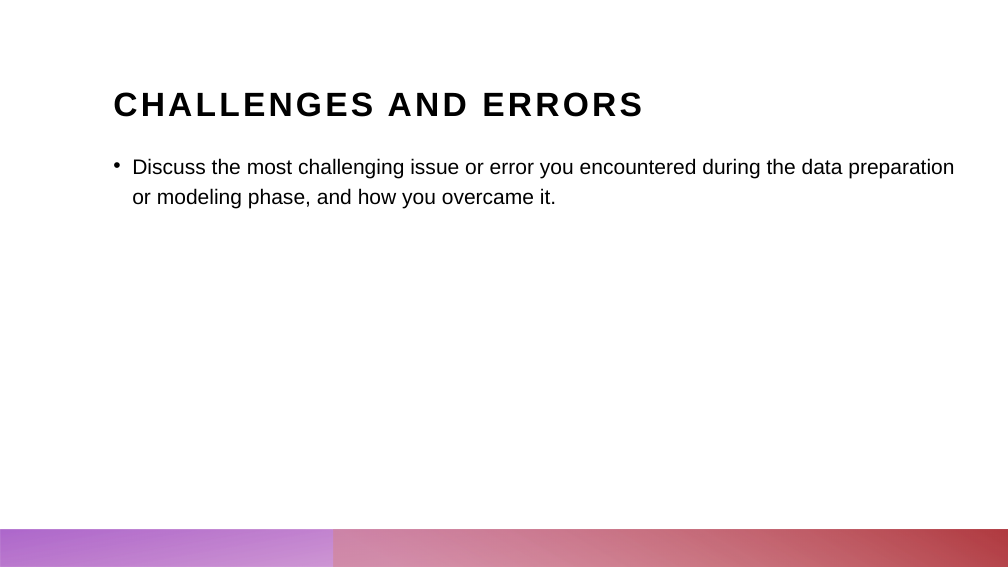
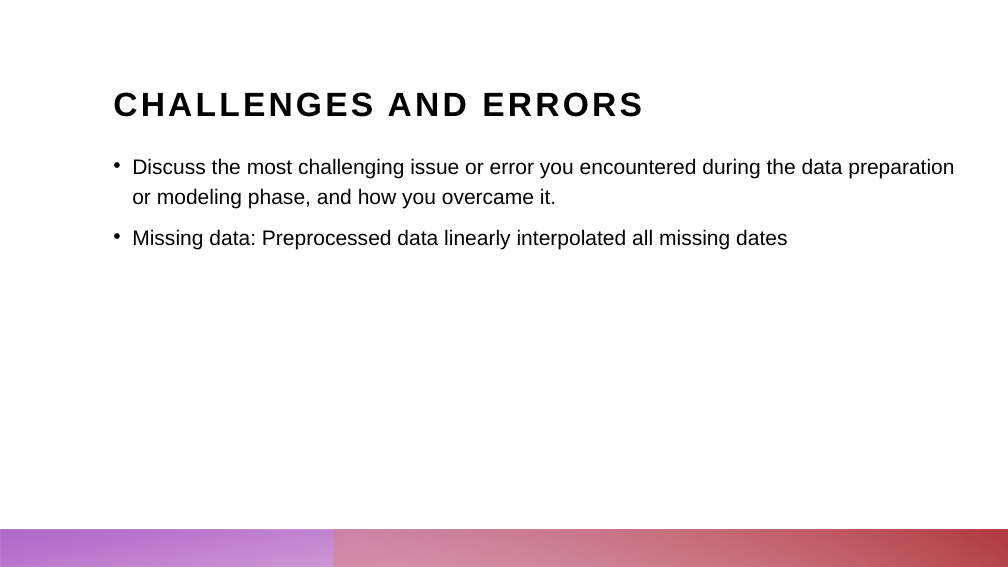
Before and after one commit to ChristopherKunze-Git/AdvancedTimeSeriesCourse-Engineering-Data, a slide deck: slide 14 of 4_Presentation/Blood_glucose_prediction.pptx (slide 9 before the commit). Drawn at 1008x567 pixels with LibreOffice and Linux fonts; fonts in the diff are those of the drawing. Boxes give left, top, right and bottom in pixels: in the first picture for what was removed or moved away, otherwise in the second. Text is boxed around its words. In the diff, an @@ line names an element or a change of style, - is before the commit and + after.

```diff
--- a/4_Presentation/Blood_glucose_prediction.pptx
+++ b/4_Presentation/Blood_glucose_prediction.pptx
@@ text at (132,229,787,249): paragraph added @@
+• Missing data: Preprocessed data linearly interpolated all missing dates
```
Also in this commit, not shown: 3 other slides changed, 6 slides added, 1 slide removed.
